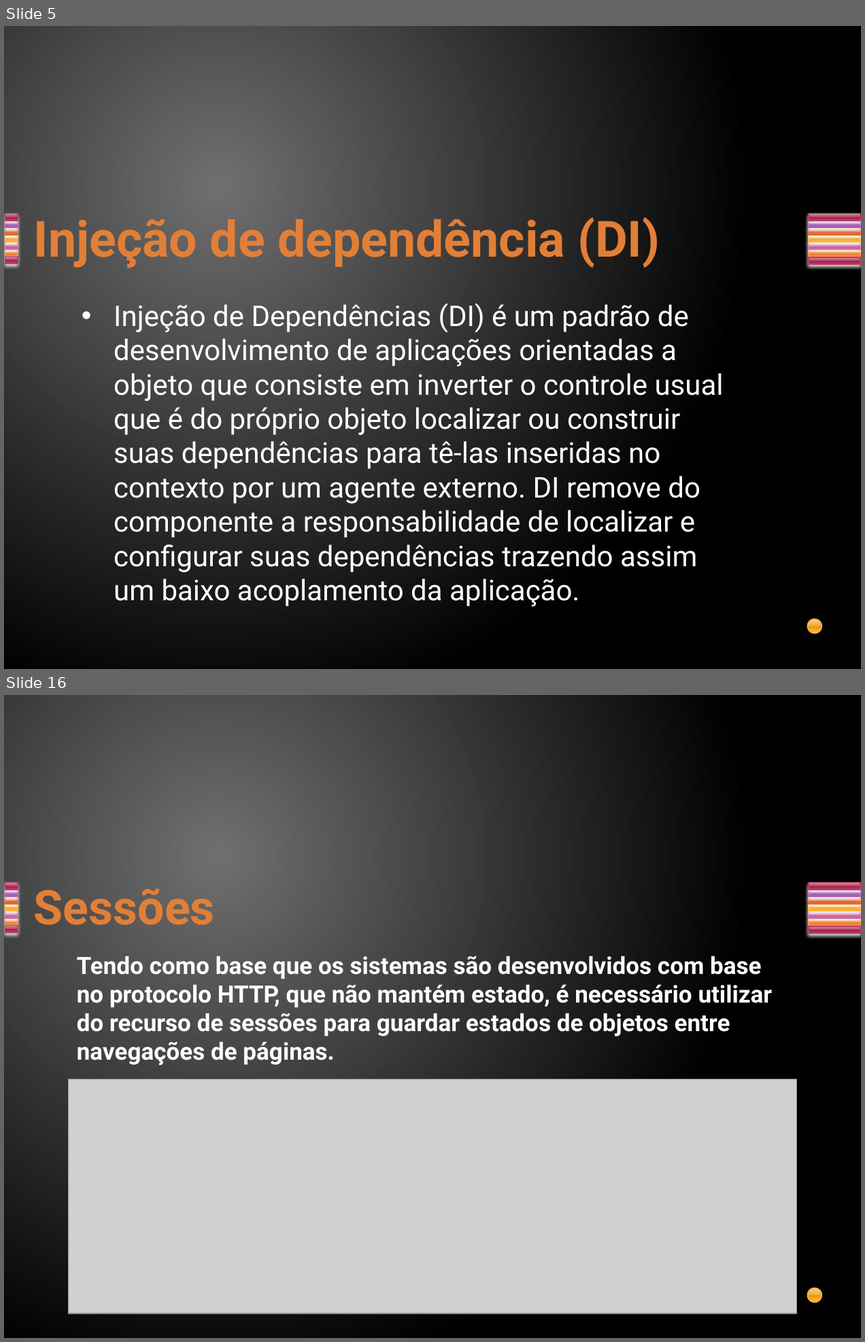
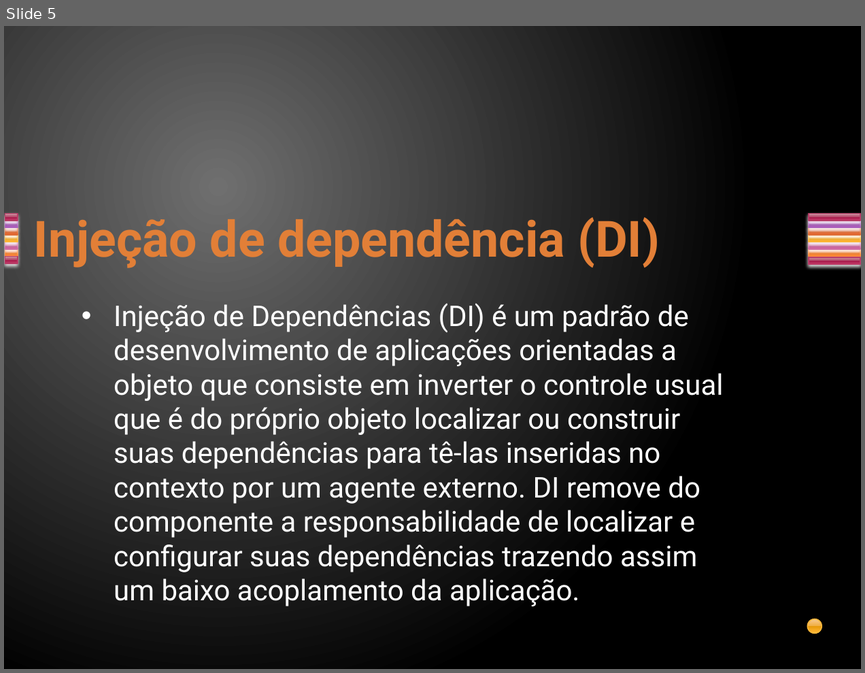
Before and after one commit to davirj9/javaAvancado, a slide deck: AulasAvancado/src/main/resources/br/com/3- CDI/CDI.pptx. Shown one above the other, each under a label of ours: slides 5 and 16 before the commit, slide 5 after it; the slides between them are not shown. The pictures are 865x1342 and 865x673 pixels, drawn with LibreOffice and Linux fonts; fonts in the diff are those of the drawing; grey boxes stand for pictures. Boxes give left, top, right and bottom in pixels: in the first picture for what was removed or moved away, otherwise in the second. Text is boxed around its words. In the diff, an @@ line names an element or a change of style, - is before the commit and + after.

```diff
--- a/AulasAvancado/src/main/resources/br/com/3- CDI/CDI.pptx
+++ b/AulasAvancado/src/main/resources/br/com/3- CDI/CDI.pptx
@@ slide 16 removed at [4, 695, 861, 1338], background gradient #707070 to #000000; not listed: 15 template elements that a slide beside it also shows @@
@@ title removed at [34, 888, 215, 925] @@
-Sessões
@@ text removed at [77, 955, 772, 1065] @@
-Tendo como base que os sistemas são desenvolvidos com base no protocolo HTTP, que não mantém estado, é necessário utilizar do recurso de sessões para guardar estados de objetos entre navegações de páginas.
@@ picture removed at [68, 1079, 797, 1312] @@
```
Also in this commit, not shown: 1 slide changed, 4 slides added, 15 other slides removed.
